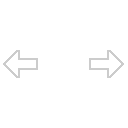
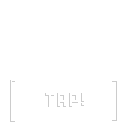
Before/after of a 128x128 layered artwork. What changed in the layer stack:
added layer "Layer 4" above "Layer 3" over <box>10,80,15,122</box>
added layer "Layer 3" above "Layer 2" over <box>10,80,117,122</box>
added layer "Layer 2" above "Layer 1" over <box>45,93,84,107</box>
hid "Layer 1" over <box>3,50,124,78</box>
